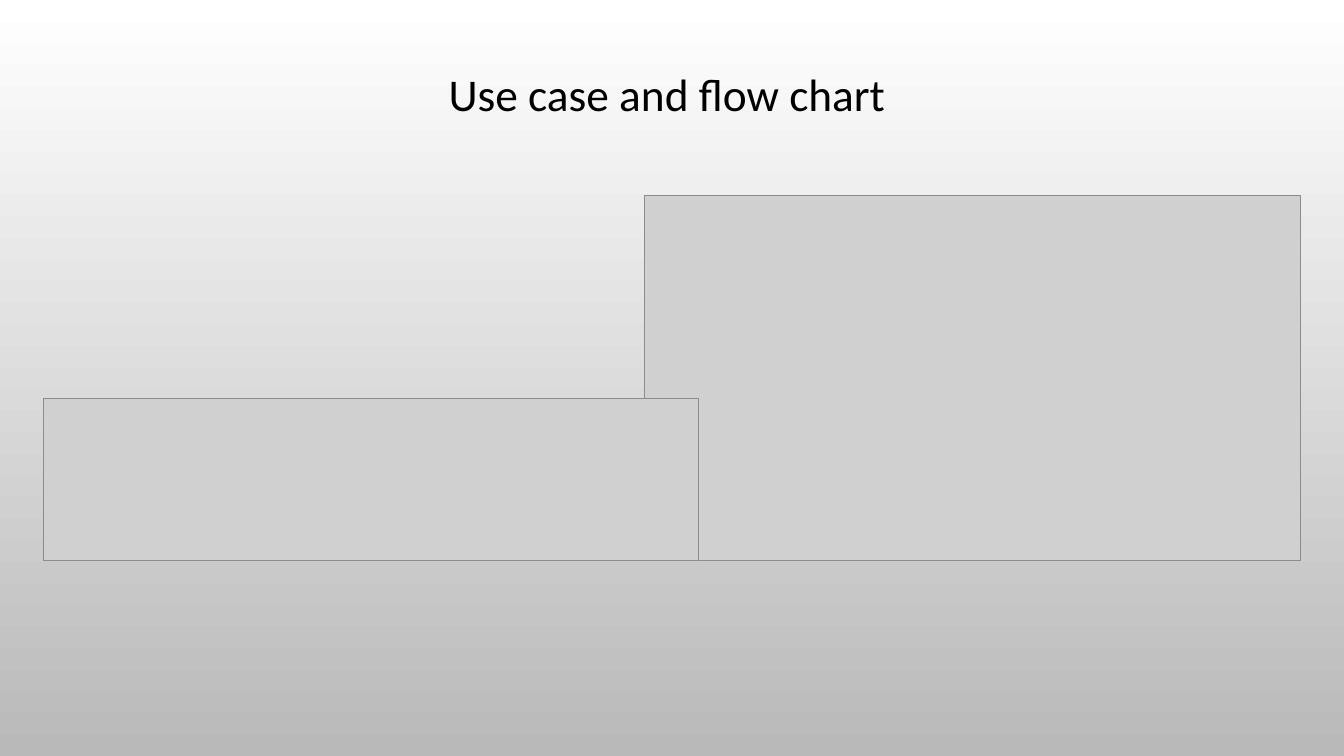
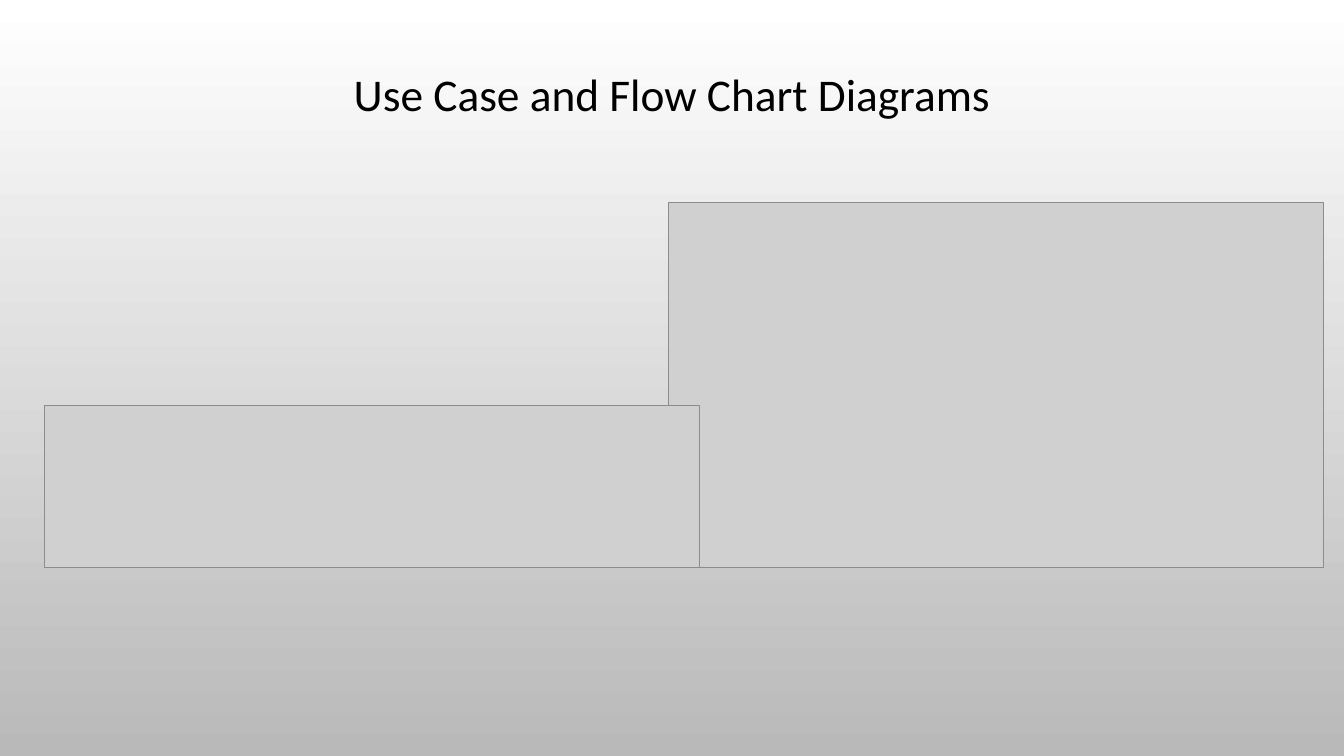
Before and after one commit to rotemlv/CapstoneProject, a slide deck: slide 14 of Capstone Project Phase A - Presentation.pptx. Drawn at 1344x756 pixels with LibreOffice and Linux fonts; fonts in the diff are those of the drawing; grey boxes stand for pictures; background and template pictures are left out. Boxes give left, top, right and bottom in pixels: in the first picture for what was removed or moved away, otherwise in the second. Text is boxed around its words. In the diff, an @@ line names an element or a change of style, - is before the commit and + after.

```diff
--- a/Capstone Project Phase A - Presentation.pptx
+++ b/Capstone Project Phase A - Presentation.pptx
@@ title at [354, 79, 990, 119]: text changed @@
-Use case and flow chart
+Use Case and Flow Chart Diagrams
@@ picture: place and size @@
-picture at [645, 196, 1301, 561]
+picture at [668, 203, 1324, 568]
@@ picture: place and size @@
-picture at [43, 399, 699, 562]
+picture at [44, 406, 700, 568]
```
Also in this commit, not shown: 13 other slides changed.
